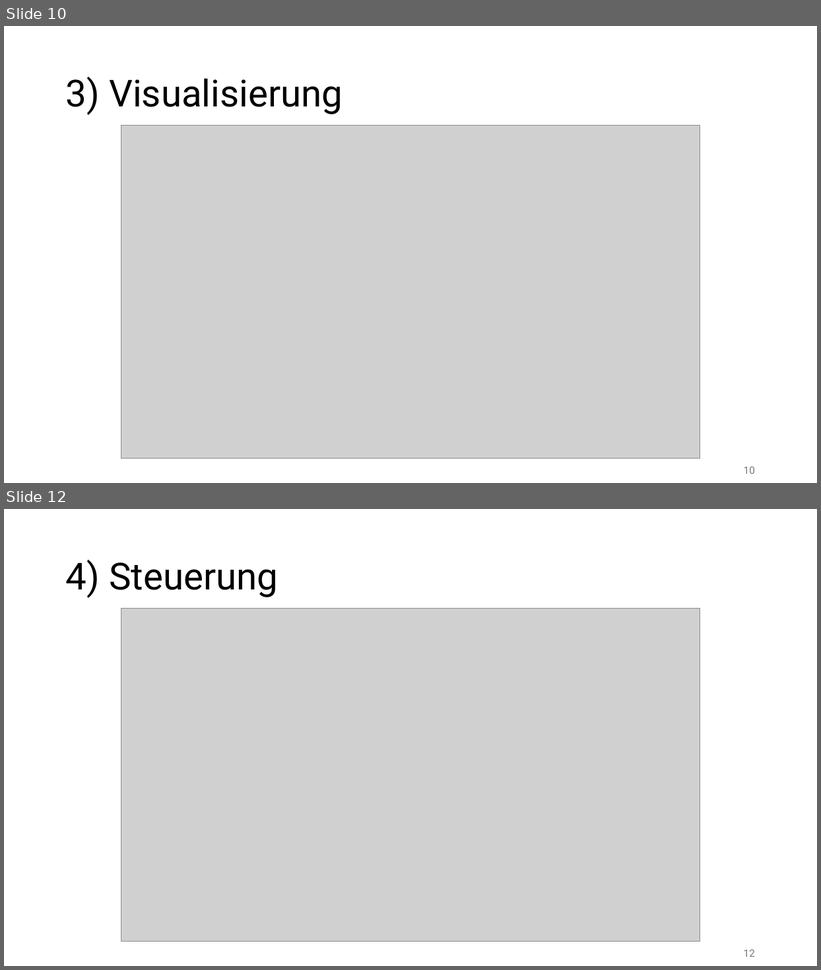
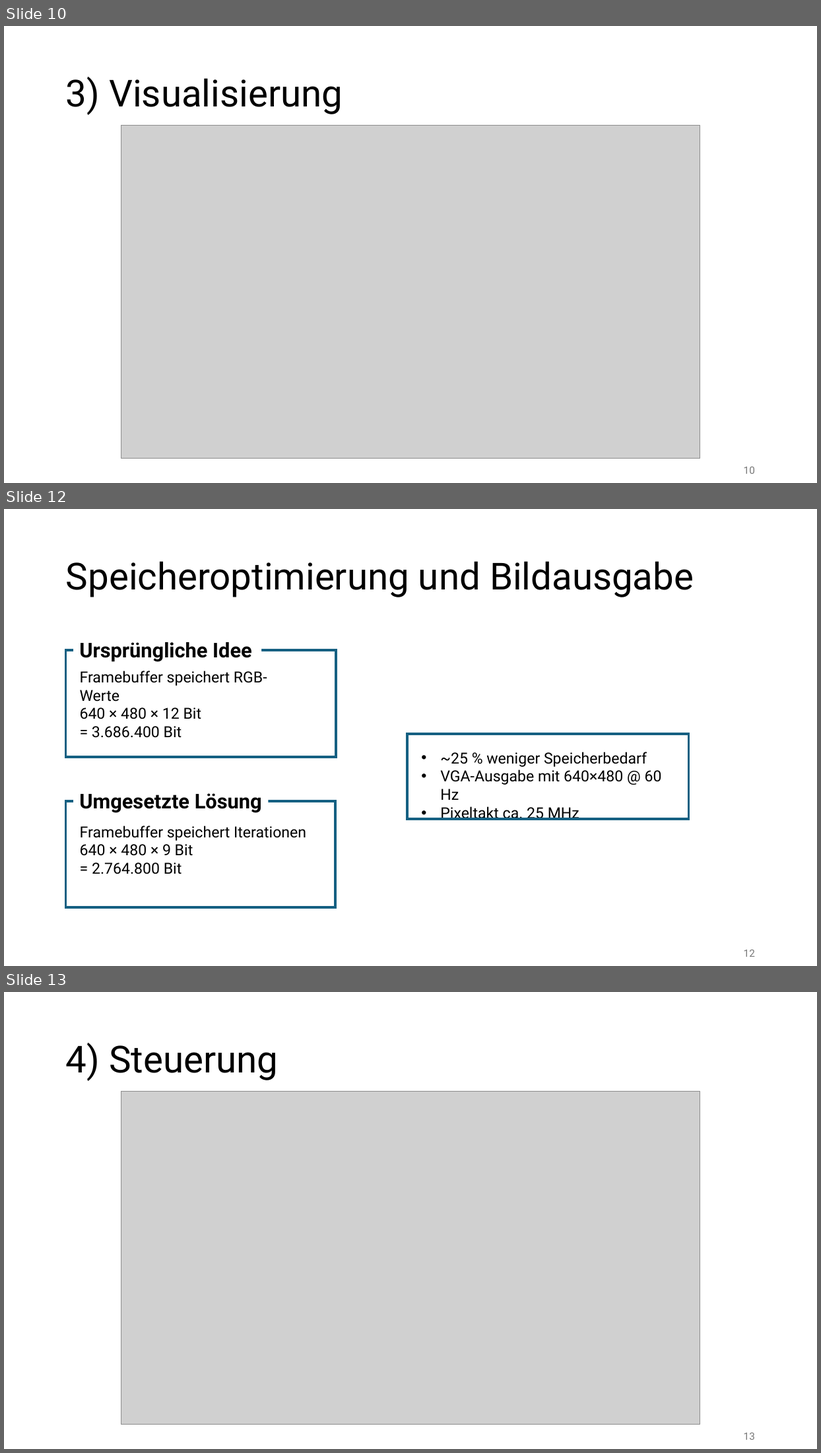
Before and after one commit to Preunicom/FractalCore, a slide deck: docs/Endpraesentation/DAPI_FractalCore_Endpraesentation.pptx. Shown one above the other, each under a label of ours: slides 10 and 12 before the commit, slides 10, 12 and 13 after it; the slides between them are not shown. The pictures are 821x970 and 821x1453 pixels, drawn with LibreOffice and Linux fonts; fonts in the diff are those of the drawing; grey boxes stand for pictures. Boxes give left, top, right and bottom in pixels: in the first picture for what was removed or moved away, otherwise in the second. Text is boxed around its words. In the diff, an @@ line names an element or a change of style, - is before the commit and + after.

```diff
--- a/docs/Endpraesentation/DAPI_FractalCore_Endpraesentation.pptx
+++ b/docs/Endpraesentation/DAPI_FractalCore_Endpraesentation.pptx
@@ slide 12 added at box(4, 509, 817, 966), background #FFFFFF @@
@@ title added at box(66, 561, 694, 597), 44 pt, text #000000 @@
+Speicheroptimierung und Bildausgabe
@@ text added at box(79, 642, 252, 662), 24 pt, text #000000, bold @@
+Ursprüngliche Idee
@@ rectangle added at box(65, 650, 336, 757), outline #156082 3 pt @@
@@ text added at box(80, 671, 267, 738), 18 pt, text #000000 @@
+Framebuffer speichert RGB-Werte
+640 × 480 × 12 Bit
+= 3.686.400 Bit
@@ rectangle added at box(408, 734, 690, 819), outline #156082 3 pt @@
@@ text added at box(440, 752, 662, 821), 18 pt, text #000000 @@
+• ~25 % weniger Speicherbedarf
+• VGA-Ausgabe mit 640×480 @ 60 Hz
+• Pixeltakt ca. 25 MHz
@@ rectangle added at box(65, 801, 335, 908), outline #156082 3 pt @@
@@ text added at box(79, 793, 262, 813), 24 pt, text #000000, bold @@
+Umgesetzte Lösung
@@ text added at box(80, 826, 306, 875), 18 pt, text #000000 @@
+Framebuffer speichert Iterationen
+640 × 480 × 9 Bit
+= 2.764.800 Bit
@@ page number added at box(744, 950, 755, 957), 12 pt, text #797979 @@
+12
@@ what was slide 12 is now slide 13 @@
@@ page number at box(744, 1433, 755, 1440): text changed @@
-12
+13
```
Also in this commit, not shown: 2 other slides added, 3 slides removed.
